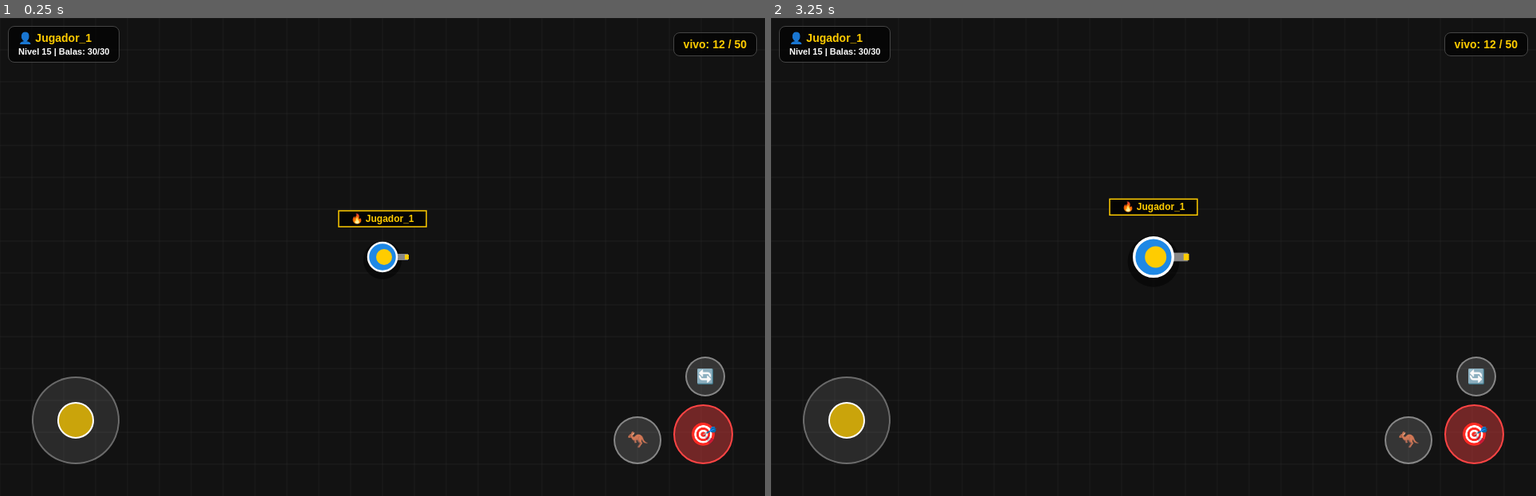
Above: before the commit, frames 1-2 (left to right).
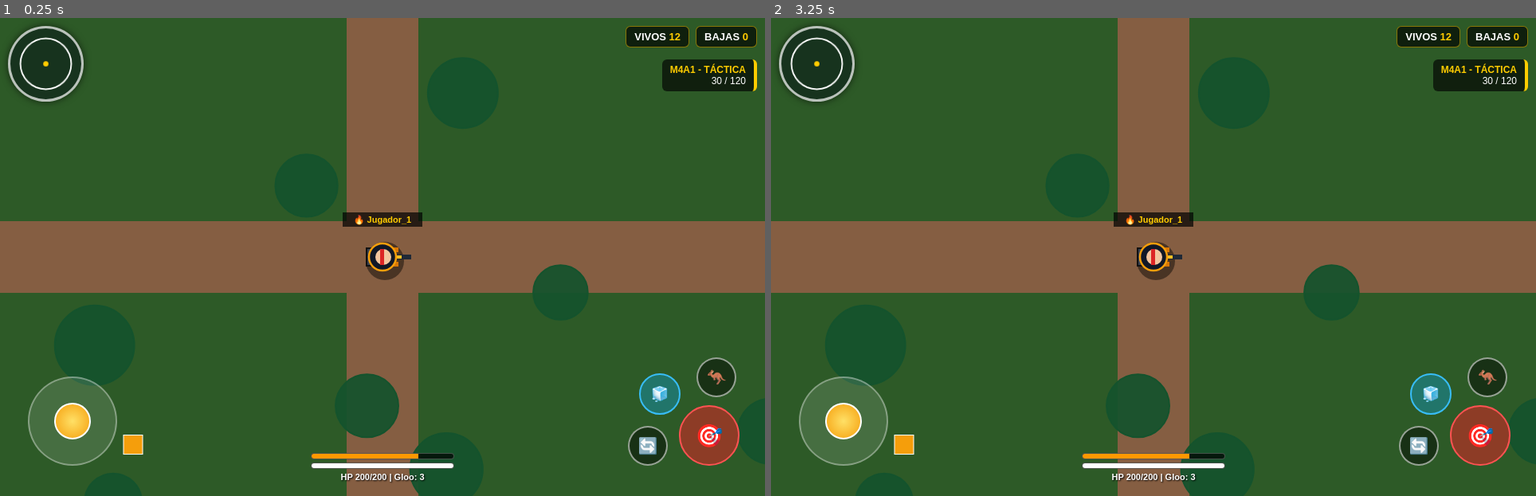
Above: after the commit, the same moments.

Repository: delvisvillalba5-cell/juego-servidor
Game: browser game, page index.html
Two runs of this game, one before a commit and one after it. Both use one fixed random seed, a clock stepped at 60 frames per second and the inputs below.
Inputs (mouse positions are in pixels of both pictures, inside the frame that each line leads up to; where the layout moved, square brackets give the same spot in the first picture):
- Up to frame 1 (0.25 s): no input
- Up to frame 2 (3.25 s): click (1153, 257) at 0.27 s; click (1153, 304) at 1.07 s; click "🎯" at 1.27 s; click (1000, 209) at 1.67 s; click (1428, 395) at 1.87 s, where only the run after the commit has a clickable "🧊"; click (839, 419) [847, 419] at 2.02 s; press the mouse at (1306, 185) at 2.27 s; release the mouse at (1153, 161) at 2.4 s; click "🔄" at 2.47 s; click (1268, 352) at 2.87 s; click "🦘" at 3.07 s

The runs differ from the first frame. In frame 1, 99% of the frame differs, in the area x 0-100%, y 0-100%; in frame 2, 99%.

Commit message:
Actualizar index.html

Diff:
--- a/index.html
+++ b/index.html
@@ -3,7 +3,7 @@
 <head>
     <meta charset="UTF-8">
     <meta name="viewport" content="width=device-width, initial-scale=1.0, maximum-scale=1.0, user-scalable=no">
-    <title>Zeta Battle - Mobile</title>
+    <title>Zeta Battle - Battle Royale</title>
     <style>
         * {
             box-sizing: border-box;
@@ -16,7 +16,7 @@
             width: 100%;
             height: 100%;
             overflow: hidden;
-            background-color: #0b0b0b;
+            background-color: #1b4d3e;
             font-family: sans-serif;
             touch-action: none;
         }
@@ -29,7 +29,6 @@
             display: block;
             width: 100%;
             height: 100%;
-            background: #111;
         }
         /* HUD Superior */
         #hud-top {
@@ -39,75 +38,140 @@
             right: 10px;
             display: flex;
             justify-content: space-between;
-            align-items: center;
+            align-items: flex-start;
             pointer-events: none;
         }
-        .player-card {
+        #minimap {
+            width: 95px;
+            height: 95px;
+            border-radius: 50%;
+            border: 3px solid rgba(255, 255, 255, 0.7);
+            background: rgba(20, 45, 30, 0.85);
+            box-shadow: 0 0 10px rgba(0,0,0,0.6);
+        }
+        .status-pills {
+            display: flex;
+            gap: 8px;
+        }
+        .pill {
             background: rgba(0, 0, 0, 0.65);
-            border: 1px solid #444;
-            border-radius: 8px;
-            padding: 6px 12px;
+            border: 1px solid rgba(255, 204, 0, 0.5);
+            border-radius: 6px;
+            padding: 5px 10px;
+            color: #fff;
+            font-weight: bold;
+            font-size: 13px;
+        }
+        .pill span {
             color: #ffcc00;
+        }
+        /* Barras HP / EP abajo al centro */
+        #hud-bars {
+            position: absolute;
+            bottom: 18px;
+            left: 50%;
+            transform: translateX(-50%);
+            width: 180px;
+            pointer-events: none;
+            display: flex;
+            flex-direction: column;
+            gap: 4px;
+        }
+        .bar-bg {
+            width: 100%;
+            height: 8px;
+            background: rgba(0, 0, 0, 0.7);
+            border-radius: 4px;
+            overflow: hidden;
+            border: 1px solid rgba(255,255,255,0.25);
+        }
+        #ep-fill { width: 75%; height: 100%; background: #ff9800; }
+        #hp-fill { width: 100%; height: 100%; background: #ffffff; }
+        .hp-text {
+            text-align: center;
+            color: #fff;
+            font-size: 11px;
             font-weight: bold;
-            font-size: 14px;
-        }
-        /* Controles táctiles flotantes */
+            text-shadow: 1px 1px 2px #000;
+        }
+        /* Tarjeta de arma arriba a la derecha */
+        #weapon-box {
+            position: absolute;
+            top: 52px;
+            right: 10px;
+            background: rgba(0, 0, 0, 0.65);
+            border-right: 4px solid #ffcc00;
+            padding: 6px 10px;
+            border-radius: 6px;
+            color: #fff;
+            font-size: 12px;
+            text-align: right;
+            pointer-events: none;
+        }
+        /* Controles táctiles */
         .controls-layer {
             position: absolute;
-            top: 0;
-            left: 0;
-            width: 100%;
-            height: 100%;
+            inset: 0;
             pointer-events: none;
         }
         .touch-btn {
             position: absolute;
-            background: rgba(255, 255, 255, 0.15);
-            border: 2px solid rgba(255, 255, 255, 0.4);
+            background: rgba(0, 0, 0, 0.45);
+            border: 2px solid rgba(255, 255, 255, 0.55);
             border-radius: 50%;
-            width: 60px;
-            height: 60px;
+            width: 56px;
+            height: 56px;
             display: flex;
             align-items: center;
             justify-content: center;
             color: white;
             font-weight: bold;
-            font-size: 22px;
+            font-size: 20px;
             pointer-events: auto;
             touch-action: none;
         }
         .touch-btn:active {
-            transform: scale(0.92);
-            background: rgba(255, 255, 255, 0.3);
+            transform: scale(0.9);
+            background: rgba(255, 204, 0, 0.35);
         }
         #btn-disparo {
-            bottom: 40px;
-            right: 40px;
-            background: rgba(255, 68, 68, 0.4);
-            border-color: #ff4444;
-            width: 75px;
-            height: 75px;
+            bottom: 38px;
+            right: 32px;
+            background: rgba(220, 38, 38, 0.55);
+            border-color: #ff5252;
+            width: 76px;
+            height: 76px;
             font-size: 28px;
         }
-        #btn-recargar {
-            bottom: 125px;
-            right: 50px;
+        #btn-salto {
+            bottom: 124px;
+            right: 36px;
             width: 50px;
             height: 50px;
+        }
+        #btn-recargar {
+            bottom: 38px;
+            right: 122px;
+            width: 50px;
+            height: 50px;
+        }
+        #btn-gloo {
+            bottom: 102px;
+            right: 106px;
+            width: 52px;
+            height: 52px;
+            border-color: #38bdf8;
+            background: rgba(14, 165, 233, 0.35);
             font-size: 18px;
-        }
-        #btn-salto {
-            bottom: 40px;
-            right: 130px;
         }
         #joystick-base {
             position: absolute;
-            bottom: 40px;
-            left: 40px;
-            width: 110px;
-            height: 110px;
-            background: rgba(255, 255, 255, 0.1);
-            border: 2px solid rgba(255, 255, 255, 0.3);
+            bottom: 38px;
+            left: 35px;
+            width: 112px;
+            height: 112px;
+            background: rgba(255, 255, 255, 0.12);
+            border: 2px solid rgba(255, 255, 255, 0.35);
             border-radius: 50%;
             pointer-events: auto;
             touch-action: none;
@@ -118,35 +182,42 @@
         #joystick-stick {
             width: 46px;
             height: 46px;
-            background: rgba(255, 204, 0, 0.75);
+            background: radial-gradient(circle, #ffe066, #f59e0b);
             border: 2px solid #fff;
             border-radius: 50%;
             pointer-events: none;
-            transform: translate(0px, 0px);
         }
     </style>
 </head>
 <body>
-
     <div id="game-container">
         <canvas id="gameCanvas"></canvas>
 
-        <!-- Interfaz Superior (HUD) -->
+        <!-- HUD Superior -->
         <div id="hud-top">
-            <div class="player-card">
-                👤 Jugador_1<br>
-                <span id="hud-municion" style="font-size: 11px; color: #fff;">Nivel 15 | Balas: 30/30</span>
-            </div>
-            <div class="player-card" id="info-partida">
-                vivo: 12 / 50
+            <canvas id="minimap" width="95" height="95"></canvas>
+            <div class="status-pills">
+                <div class="pill">VIVOS <span id="vivos-txt">12</span></div>
+                <div class="pill">BAJAS <span id="kills-txt">0</span></div>
             </div>
         </div>
 
-        <!-- Capa de Controles Táctiles -->
+        <div id="weapon-box">
+            <div style="color:#ffcc00; font-weight:bold;">M4A1 - TÁCTICA</div>
+            <div id="hud-municion">30 / 120</div>
+        </div>
+
+        <!-- Barras EP / HP estilo Free Fire -->
+        <div id="hud-bars">
+            <div class="bar-bg"><div id="ep-fill"></div></div>
+            <div class="bar-bg"><div id="hp-fill"></div></div>
+            <div class="hp-text">HP 200/200 | Gloo: <span id="gloo-count">3</span></div>
+        </div>
+
+        <!-- Controles Táctiles -->
         <div class="controls-layer">
-            <div id="joystick-base">
-                <div id="joystick-stick"></div>
-            </div>
+            <div id="joystick-base"><div id="joystick-stick"></div></div>
+            <div class="touch-btn" id="btn-gloo">🧊</div>
             <div class="touch-btn" id="btn-salto">🦘</div>
             <div class="touch-btn" id="btn-recargar">🔄</div>
             <div class="touch-btn" id="btn-disparo">🎯</div>
@@ -156,6 +227,8 @@
     <script>
         const canvas = document.getElementById('gameCanvas');
         const ctx = canvas.getContext('2d');
+        const miniCanvas = document.getElementById('minimap');
+        const miniCtx = miniCanvas.getContext('2d');
 
         function ajustarCanvas() {
             canvas.width = window.innerWidth;
@@ -164,243 +237,299 @@
         window.addEventListener('resize', ajustarCanvas);
         ajustarCanvas();
 
-        // Estado del jugador
+        const MAPA = 2400;
+
         let jugador = {
-            x: canvas.width / 2,
-            y: canvas.height / 2,
-            velocidad: 4,
+            x: MAPA / 2,
+            y: MAPA / 2,
+            velocidad: 4.5,
             angulo: 0,
             nombre: "Jugador_1",
             escalaSalto: 1,
             saltando: false,
             balas: 30,
-            maxBalas: 30
+            maxBalas: 30,
+            gloo: 3,
+            kills: 0,
+            fogonazo: 0
         };
 
         let balas = [];
-
-        // Estado del Joystick
+        let paredesGloo = [];
+
+        // Generar árboles, rocas y cajas de botín en la isla
+        const arboles = Array.from({ length: 45 }, () => ({
+            x: 150 + Math.random() * (MAPA - 300),
+            y: 150 + Math.random() * (MAPA - 300),
+            r: 32 + Math.random() * 18
+        }));
+
+        const cajasLoot = Array.from({ length: 18 }, () => ({
+            x: 200 + Math.random() * (MAPA - 400),
+            y: 200 + Math.random() * (MAPA - 400),
+            abierta: false
+        }));
+
+        // Joystick
         const joystickBase = document.getElementById('joystick-base');
         const joystickStick = document.getElementById('joystick-stick');
-        let joyActivo = false;
-        let joyTouchId = null;
-        let joyDx = 0;
-        let joyDy = 0;
+        let joyActivo = false, joyTouchId = null, joyDx = 0, joyDy = 0;
         const maxRadio = 35;
 
         function actualizarJoystick(touch) {
             const rect = joystickBase.getBoundingClientRect();
-            const centroX = rect.left + rect.width / 2;
-            const centroY = rect.top + rect.height / 2;
-
-            let dx = touch.clientX - centroX;
-            let dy = touch.clientY - centroY;
-            const distancia = Math.hypot(dx, dy);
-
-            if (distancia > maxRadio) {
-                dx = (dx / distancia) * maxRadio;
-                dy = (dy / distancia) * maxRadio;
-            }
-
+            let dx = touch.clientX - (rect.left + rect.width / 2);
+            let dy = touch.clientY - (rect.top + rect.height / 2);
+            const dist = Math.hypot(dx, dy);
+            if (dist > maxRadio) {
+                dx = (dx / dist) * maxRadio;
+                dy = (dy / dist) * maxRadio;
+            }
             joystickStick.style.transform = `translate(${dx}px, ${dy}px)`;
-
             joyDx = dx / maxRadio;
             joyDy = dy / maxRadio;
-
-            if (distancia > 5) {
-                jugador.angulo = Math.atan2(dy, dx);
-            }
+            if (dist > 5) jugador.angulo = Math.atan2(dy, dx);
         }
 
         joystickBase.addEventListener('touchstart', (e) => {
             e.preventDefault();
-            const touch = e.changedTouches[0];
             joyActivo = true;
-            joyTouchId = touch.identifier;
-            actualizarJoystick(touch);
+            joyTouchId = e.changedTouches[0].identifier;
+            actualizarJoystick(e.changedTouches[0]);
         }, { passive: false });
 
         joystickBase.addEventListener('touchmove', (e) => {
             e.preventDefault();
             if (!joyActivo) return;
-            for (let i = 0; i < e.changedTouches.length; i++) {
-                if (e.changedTouches[i].identifier === joyTouchId) {
-                    actualizarJoystick(e.changedTouches[i]);
-                    break;
-                }
+            for (const t of e.changedTouches) {
+                if (t.identifier === joyTouchId) actualizarJoystick(t);
             }
         }, { passive: false });
 
         function soltarJoystick(e) {
-            for (let i = 0; i < e.changedTouches.length; i++) {
-                if (e.changedTouches[i].identifier === joyTouchId) {
-                    joyActivo = false;
-                    joyTouchId = null;
-                    joyDx = 0;
-                    joyDy = 0;
+            for (const t of e.changedTouches) {
+                if (t.identifier === joyTouchId) {
+                    joyActivo = false; joyTouchId = null; joyDx = 0; joyDy = 0;
                     joystickStick.style.transform = `translate(0px, 0px)`;
-                    break;
                 }
             }
         }
         joystickBase.addEventListener('touchend', soltarJoystick);
         joystickBase.addEventListener('touchcancel', soltarJoystick);
 
-        // Soporte con ratón para probar en PC
-        joystickBase.addEventListener('mousedown', (e) => {
-            joyActivo = true;
-            actualizarJoystick(e);
-        });
-        window.addEventListener('mousemove', (e) => {
-            if (joyActivo && joyTouchId === null) actualizarJoystick(e);
-        });
-        window.addEventListener('mouseup', () => {
-            if (joyActivo && joyTouchId === null) {
-                joyActivo = false;
-                joyDx = 0;
-                joyDy = 0;
-                joystickStick.style.transform = `translate(0px, 0px)`;
-            }
-        });
-
-        // Botones de Acción
+        // Acciones
         function actualizarHUD() {
-            document.getElementById('hud-municion').textContent = `Nivel 15 | Balas: ${jugador.balas}/${jugador.maxBalas}`;
+            document.getElementById('hud-municion').textContent = `${jugador.balas} / 120`;
+            document.getElementById('gloo-count').textContent = jugador.gloo;
         }
 
         function disparar() {
             if (jugador.balas <= 0) return;
             jugador.balas--;
+            jugador.fogonazo = 3;
             actualizarHUD();
-
             balas.push({
-                x: jugador.x + Math.cos(jugador.angulo) * 28,
-                y: jugador.y + Math.sin(jugador.angulo) * 28,
-                vx: Math.cos(jugador.angulo) * 11,
-                vy: Math.sin(jugador.angulo) * 11,
-                vida: 60
+                x: jugador.x + Math.cos(jugador.angulo) * 32,
+                y: jugador.y + Math.sin(jugador.angulo) * 32,
+                vx: Math.cos(jugador.angulo) * 14,
+                vy: Math.sin(jugador.angulo) * 14,
+                vida: 55
             });
         }
 
-        function recargar() {
-            jugador.balas = jugador.maxBalas;
+        function ponerGloo() {
+            if (jugador.gloo <= 0) return;
+            jugador.gloo--;
             actualizarHUD();
-        }
-
+            paredesGloo.push({
+                x: jugador.x + Math.cos(jugador.angulo) * 55,
+                y: jugador.y + Math.sin(jugador.angulo) * 55,
+                angulo: jugador.angulo
+            });
+        }
+
+        function recargar() { jugador.balas = jugador.maxBalas; actualizarHUD(); }
         function saltar() {
             if (jugador.saltando) return;
             jugador.saltando = true;
-            jugador.escalaSalto = 1.35;
-            setTimeout(() => {
-                jugador.escalaSalto = 1;
-                jugador.saltando = false;
-            }, 300);
+            jugador.escalaSalto = 1.3;
+            setTimeout(() => { jugador.escalaSalto = 1; jugador.saltando = false; }, 280);
         }
 
         document.getElementById('btn-disparo').addEventListener('touchstart', (e) => { e.preventDefault(); disparar(); });
-        document.getElementById('btn-disparo').addEventListener('click', disparar);
-
+        document.getElementById('btn-gloo').addEventListener('touchstart', (e) => { e.preventDefault(); ponerGloo(); });
         document.getElementById('btn-recargar').addEventListener('touchstart', (e) => { e.preventDefault(); recargar(); });
-        document.getElementById('btn-recargar').addEventListener('click', recargar);
-
         document.getElementById('btn-salto').addEventListener('touchstart', (e) => { e.preventDefault(); saltar(); });
-        document.getElementById('btn-salto').addEventListener('click', saltar);
-
-        // Dibujar personaje táctico con arma
-        function dibujarPersonaje(x, y, angulo, nombre, escala) {
+
+        // Personaje estilo Free Fire (vista superior con mochila, chaleco, casco y rifle)
+        function dibujarSoldadoFF(x, y, angulo, escala) {
             ctx.save();
             ctx.translate(x, y);
             ctx.scale(escala, escala);
 
-            // Sombra en el suelo
+            // Sombra
             ctx.beginPath();
-            ctx.arc(0, 4, 24, 0, Math.PI * 2);
-            ctx.fillStyle = "rgba(0, 0, 0, 0.5)";
+            ctx.arc(3, 5, 24, 0, Math.PI * 2);
+            ctx.fillStyle = "rgba(0, 0, 0, 0.45)";
             ctx.fill();
 
             ctx.rotate(angulo);
 
-            // Arma
-            ctx.fillStyle = "#888";
-            ctx.fillRect(10, -4, 22, 8);
-            ctx.fillStyle = "#ffcc00";
-            ctx.fillRect(28, -3, 5, 6);
-
-            // Cuerpo / hombros
+            // Mochila nivel 3 atrás
+            ctx.fillStyle = "#374151";
+            ctx.strokeStyle = "#111";
+            ctx.lineWidth = 2;
+            ctx.fillRect(-20, -11, 10, 22);
+            ctx.strokeRect(-20, -11, 10, 22);
+
+            // Brazos y rifle táctico
+            ctx.fillStyle = "#d97706";
+            ctx.fillRect(4, 6, 16, 6);
+            ctx.fillRect(4, -12, 16, 6);
+
+            ctx.fillStyle = "#1f2937";
+            ctx.fillRect(8, -3, 28, 6);
+            ctx.fillStyle = "#fbbf24";
+            ctx.fillRect(16, -2, 8, 4);
+
+            // Fogonazo de disparo
+            if (jugador.fogonazo > 0) {
+                ctx.beginPath();
+                ctx.arc(40, 0, 8, 0, Math.PI * 2);
+                ctx.fillStyle = "#fef08a";
+                ctx.fill();
+                jugador.fogonazo--;
+            }
+
+            // Chaleco táctico
             ctx.beginPath();
-            ctx.arc(0, 0, 18, 0, Math.PI * 2);
-            ctx.fillStyle = "#1e88e5";
+            ctx.arc(0, 0, 17, 0, Math.PI * 2);
+            ctx.fillStyle = "#111827";
             ctx.fill();
             ctx.lineWidth = 2.5;
-            ctx.strokeStyle = "#ffffff";
+            ctx.strokeStyle = "#f59e0b";
             ctx.stroke();
 
-            // Cabeza / casco
+            // Cabeza con banda roja estilo personaje FF
             ctx.beginPath();
-            ctx.arc(2, 0, 10, 0, Math.PI * 2);
-            ctx.fillStyle = "#ffcc00";
+            ctx.arc(1, 0, 10, 0, Math.PI * 2);
+            ctx.fillStyle = "#f3c69f";
             ctx.fill();
+            ctx.fillStyle = "#dc2626";
+            ctx.fillRect(-3, -10, 5, 20);
 
             ctx.restore();
 
-            // Tarjeta de Nombre flotante
-            const offsetNombre = 42 * escala;
-            ctx.fillStyle = 'rgba(0, 0, 0, 0.8)';
-            ctx.fillRect(x - 55, y - offsetNombre - 16, 110, 20);
-            ctx.strokeStyle = '#ffcc00';
-            ctx.lineWidth = 1.5;
-            ctx.strokeRect(x - 55, y - offsetNombre - 16, 110, 20);
-
+            // Etiqueta de nombre
+            const off = 42 * escala;
+            ctx.fillStyle = 'rgba(0, 0, 0, 0.7)';
+            ctx.fillRect(x - 50, y - off - 14, 100, 18);
             ctx.fillStyle = '#ffcc00';
-            ctx.font = 'bold 12px sans-serif';
+            ctx.font = 'bold 11px sans-serif';
             ctx.textAlign = 'center';
-            ctx.fillText(`🔥 ${nombre}`, x, y - offsetNombre - 2);
-        }
-
-        // Bucle principal
+            ctx.fillText(`🔥 ${jugador.nombre}`, x, y - off - 1);
+        }
+
+        function dibujarMinimapa() {
+            miniCtx.clearRect(0, 0, 95, 95);
+            // Zona segura blanca
+            miniCtx.strokeStyle = "#ffffff";
+            miniCtx.lineWidth = 2;
+            miniCtx.beginPath();
+            miniCtx.arc(47.5, 47.5, 34, 0, Math.PI * 2);
+            miniCtx.stroke();
+
+            // Posición del jugador
+            const mx = (jugador.x / MAPA) * 95;
+            const my = (jugador.y / MAPA) * 95;
+            miniCtx.fillStyle = "#ffcc00";
+            miniCtx.beginPath();
+            miniCtx.arc(mx, my, 3.5, 0, Math.PI * 2);
+            miniCtx.fill();
+        }
+
         function loopJuego() {
-            // Mover jugador según joystick
-            jugador.x += joyDx * jugador.velocidad;
-            jugador.y += joyDy * jugador.velocidad;
-
-            // Evitar que salga de los bordes de la pantalla
-            const margen = 25;
-            jugador.x = Math.max(margen, Math.min(canvas.width - margen, jugador.x));
-            jugador.y = Math.max(margen, Math.min(canvas.height - margen, jugador.y));
-
-            // Fondo y cuadrícula
-            ctx.fillStyle = "#121212";
-            ctx.fillRect(0, 0, canvas.width, canvas.height);
-
-            ctx.strokeStyle = "rgba(255, 255, 255, 0.05)";
-            ctx.lineWidth = 1;
-            for (let i = 0; i < canvas.width; i += 40) {
-                ctx.beginPath(); ctx.moveTo(i, 0); ctx.lineTo(i, canvas.height); ctx.stroke();
-            }
-            for (let j = 0; j < canvas.height; j += 40) {
-                ctx.beginPath(); ctx.moveTo(0, j); ctx.lineTo(canvas.width, j); ctx.stroke();
-            }
-
-            // Actualizar y dibujar balas
+            jugador.x = Math.max(40, Math.min(MAPA - 40, jugador.x + joyDx * jugador.velocidad));
+            jugador.y = Math.max(40, Math.min(MAPA - 40, jugador.y + joyDy * jugador.velocidad));
+
+            // Cámara centrada en el jugador
+            const camX = jugador.x - canvas.width / 2;
+            const camY = jugador.y - canvas.height / 2;
+
+            ctx.save();
+            ctx.translate(-camX, -camY);
+
+            // Mar alrededor de la isla
+            ctx.fillStyle = "#0e7490";
+            ctx.fillRect(camX, camY, canvas.width, canvas.height);
+
+            // Arena de playa e isla de césped
+            ctx.fillStyle = "#eab308";
+            ctx.fillRect(0, 0, MAPA, MAPA);
+            ctx.fillStyle = "#2d5a27";
+            ctx.fillRect(60, 60, MAPA - 120, MAPA - 120);
+
+            // Camino de tierra cruzando el mapa
+            ctx.fillStyle = "#855e42";
+            ctx.fillRect(MAPA / 2 - 45, 60, 90, MAPA - 120);
+            ctx.fillRect(60, MAPA / 2 - 45, MAPA - 120, 90);
+
+            // Cajas de loot
+            for (const c of cajasLoot) {
+                if (!c.abierta && Math.hypot(jugador.x - c.x, jugador.y - c.y) < 35) {
+                    c.abierta = true;
+                    jugador.gloo++;
+                    jugador.balas = jugador.maxBalas;
+                    actualizarHUD();
+                }
+                if (!c.abierta) {
+                    ctx.fillStyle = "#f59e0b";
+                    ctx.fillRect(c.x - 12, c.y - 12, 24, 24);
+                    ctx.strokeStyle = "#fff";
+                    ctx.strokeRect(c.x - 12, c.y - 12, 24, 24);
+                }
+            }
+
+            // Paredes Gloo
+            for (const p of paredesGloo) {
+                ctx.save();
+                ctx.translate(p.x, p.y);
+                ctx.rotate(p.angulo + Math.PI / 2);
+                ctx.fillStyle = "rgba(56, 189, 248, 0.85)";
+                ctx.strokeStyle = "#e0f2fe";
+                ctx.lineWidth = 3;
+                ctx.fillRect(-32, -8, 64, 16);
+                ctx.strokeRect(-32, -8, 64, 16);
+                ctx.restore();
+            }
+
+            // Balas
             for (let i = balas.length - 1; i >= 0; i--) {
                 const b = balas[i];
-                b.x += b.vx;
-                b.y += b.vy;
-                b.vida--;
-
+                b.x += b.vx; b.y += b.vy; b.vida--;
+                ctx.fillStyle = "#fef08a";
                 ctx.beginPath();
                 ctx.arc(b.x, b.y, 4, 0, Math.PI * 2);
-                ctx.fillStyle = "#ff4444";
                 ctx.fill();
-
-                if (b.vida <= 0 || b.x < 0 || b.x > canvas.width || b.y < 0 || b.y > canvas.height) {
-                    balas.splice(i, 1);
-                }
-            }
-
-            // Dibujar jugador
-            dibujarPersonaje(jugador.x, jugador.y, jugador.angulo, jugador.nombre, jugador.escalaSalto);
-
+                if (b.vida <= 0) balas.splice(i, 1);
+            }
+
+            // Jugador
+            dibujarSoldadoFF(jugador.x, jugador.y, jugador.angulo, jugador.escalaSalto);
+
+            // Árboles (copas por encima)
+            for (const a of arboles) {
+                ctx.beginPath();
+                ctx.arc(a.x, a.y, a.r, 0, Math.PI * 2);
+                ctx.fillStyle = "rgba(20, 83, 45, 0.92)";
+                ctx.fill();
+                ctx.lineWidth = 2;
+                ctx.strokeStyle = "#14532d";
+                ctx.stroke();
+            }
+
+            ctx.restore();
+            dibujarMinimapa();
             requestAnimationFrame(loopJuego);
         }
 
